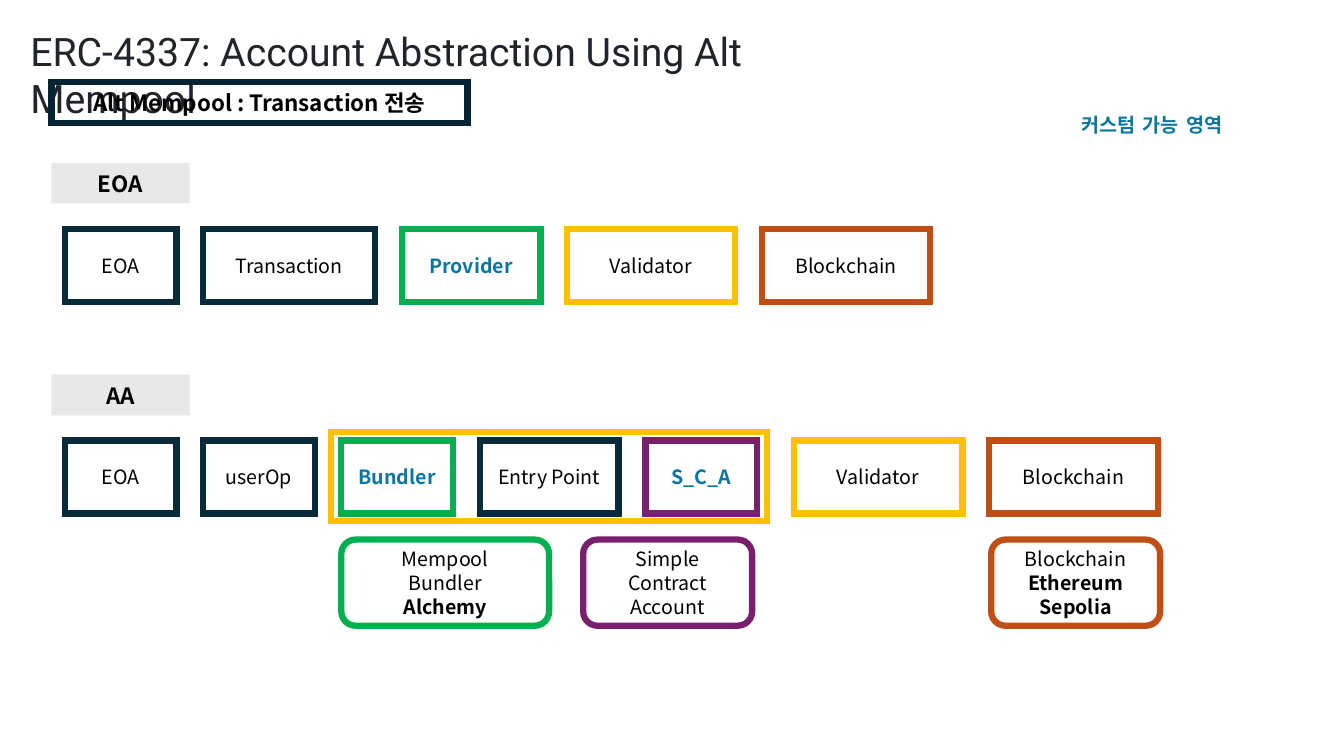
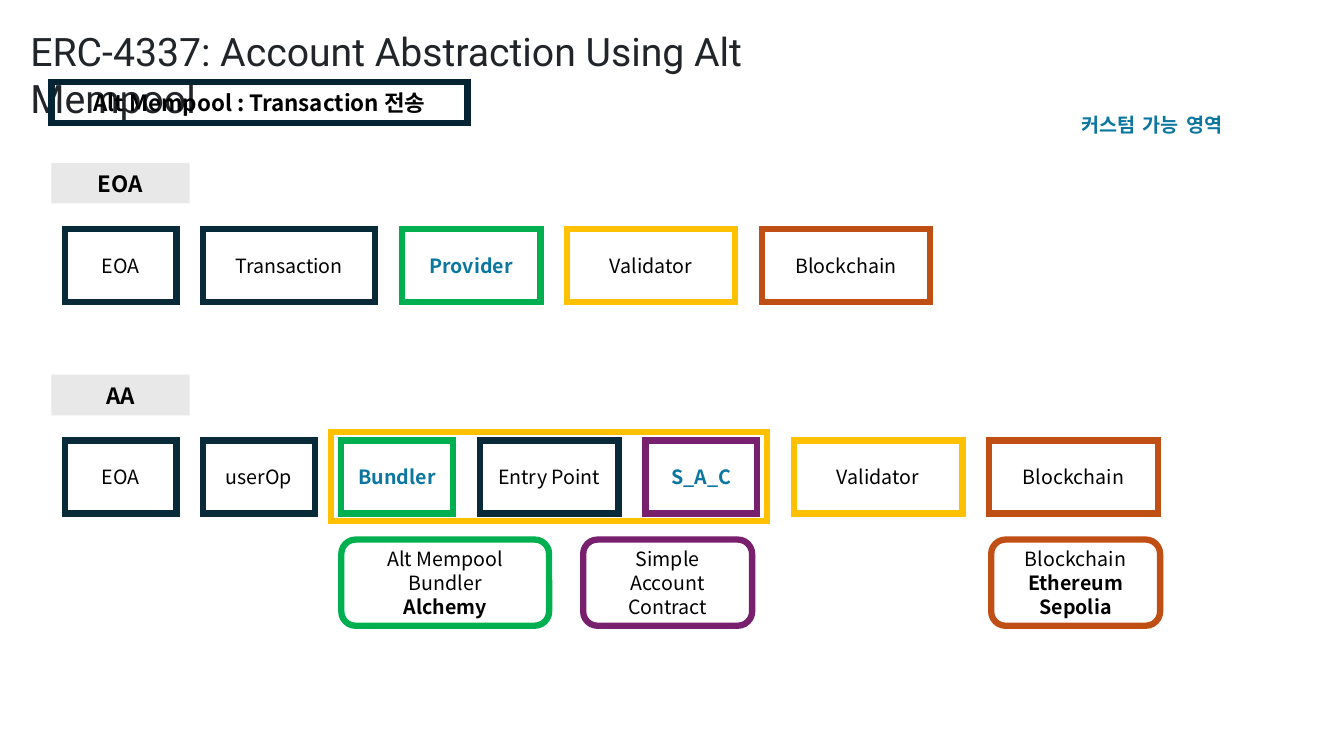
Before and after one commit to yyyljy/erc4337_alchemybundler, a slide deck: slide 4 of ERC4337.pptx (slide 3 before the commit). Drawn at 1344x756 pixels with LibreOffice and Linux fonts; fonts in the diff are those of the drawing. Boxes give left, top, right and bottom in pixels: in the first picture for what was removed or moved away, otherwise in the second. Text is boxed around its words. In the diff, an @@ line names an element or a change of style, - is before the commit and + after.

```diff
--- a/ERC4337.pptx
+++ b/ERC4337.pptx
@@ text in rectangle at [671, 469, 731, 487]: text changed @@
-S_C_A
+S_A_C
@@ text in rounded rectangle at [387, 550, 503, 571]: text changed @@
-Mempool
+Alt Mempool
@@ text in rounded rectangle at [628, 550, 707, 615]: text changed @@
-Simple Contract Account
+Simple
+Account
+Contract
```
Also in this commit, not shown: 6 other slides changed, 1 slide added, 7 other files.
